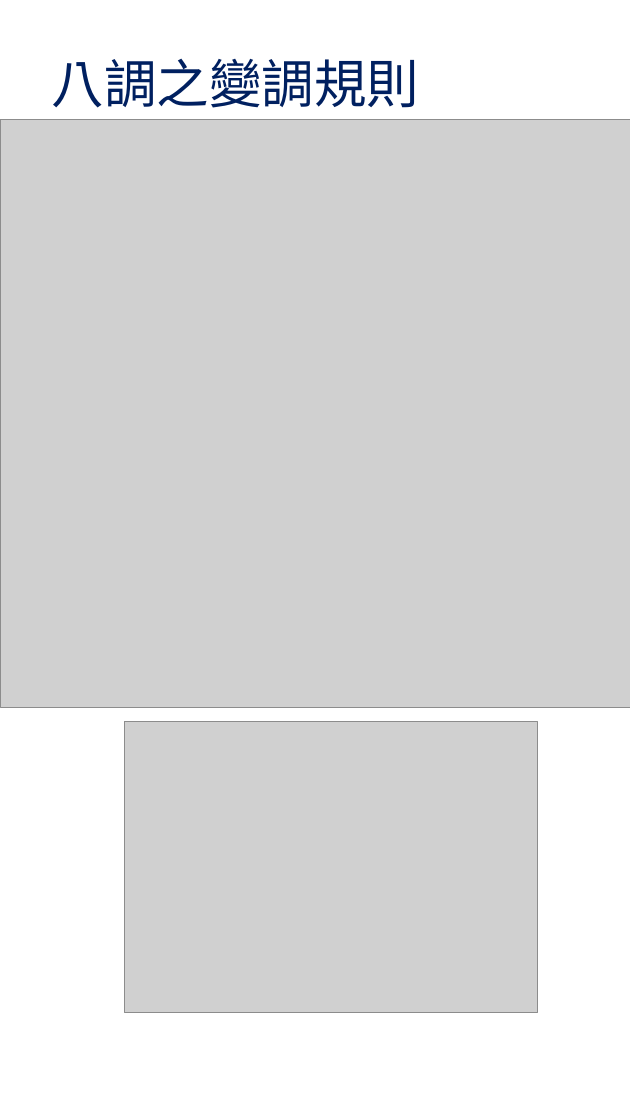
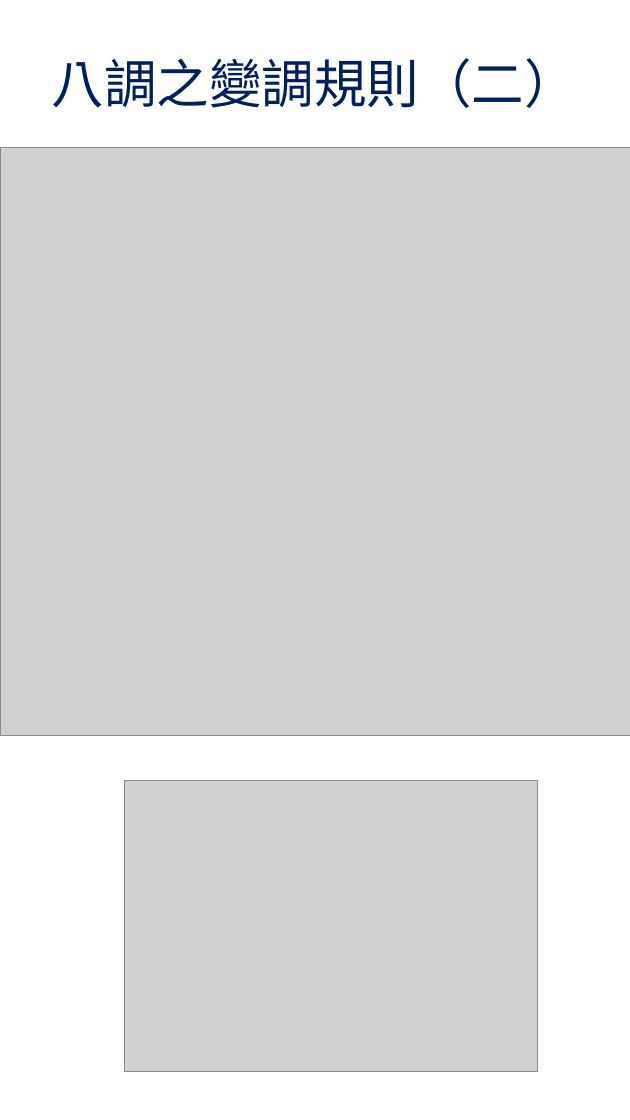
Before and after one commit to AlanJui/rime-tlpa, a slide deck: slide 9 of docs/guide/十八音輸入方案變調操作.pptx (slide 14 before the commit). Drawn at 630x1120 pixels with LibreOffice and Linux fonts; fonts in the diff are those of the drawing; grey boxes stand for pictures. Boxes give left, top, right and bottom in pixels: in the first picture for what was removed or moved away, otherwise in the second. Text is boxed around its words. In the diff, an @@ line names an element or a change of style, - is before the commit and + after.

```diff
--- a/docs/guide/十八音輸入方案變調操作.pptx
+++ b/docs/guide/十八音輸入方案變調操作.pptx
@@ title at (x1=52, y1=58, x2=577, y2=108): text changed @@
-八調之變調規則
+八調之變調規則（二）
@@ picture moved from (x1=0, y1=119, x2=630, y2=707) to (x1=0, y1=147, x2=630, y2=735) @@
@@ picture moved from (x1=124, y1=722, x2=537, y2=1012) to (x1=124, y1=780, x2=537, y2=1071) @@
```
Also in this commit, not shown: 11 other slides changed, 6 slides added, 1 slide removed.
